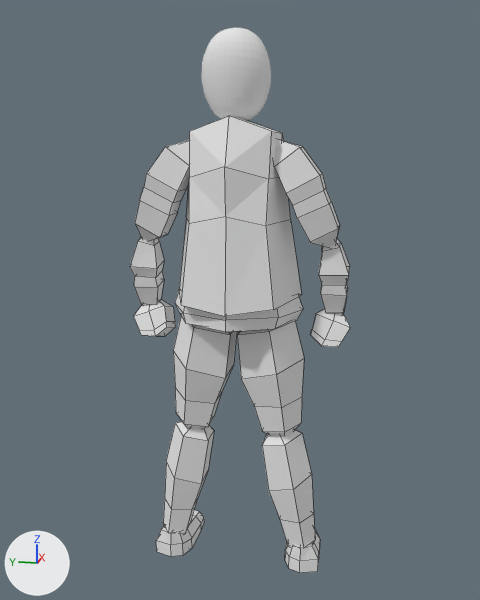
What one commit did to the Blender file Sourcefiles/Characters/Tom.blend.
Before and after are seen from a camera (50 mm lens) standing at (-4.65, -0.96, 1.42) and looking at (-0.1, -0.05, 0.28). Arrows for +X, +Y and +Z are at lower left; the lights stay in place. Mesh edges are drawn as thin lines on the coarser meshes.

The scene before the commit, as lines of its bpy script (objects in view):
```python
me_cube_001 = bpy.data.meshes.new('Cube.001')
me_cube_001.from_pydata(...)  # 22 vertices, 24 faces; spans x -1.01..1.52, y -2.7..5.69, z -1.66..1.16
me_cube_001.materials.append(mat_body)  # its picture is missing
me_cube_005 = bpy.data.meshes.new('Cube.005')
me_cube_005.from_pydata(...)  # 34 vertices, 32 faces; spans x -1.29..2.94, y -1.05..1.0, z -0.57..1.0
me_cube_005.materials.append(mat_body)  # its picture is missing
me_cube_007 = bpy.data.meshes.new('Cube.007')
me_cube_007.from_pydata(...)  # 24 vertices, 22 faces; spans x 0.22..2.81, y -12.99..-10.09, z -5.47..-2.75
me_cube_007.materials.append(mat_body)  # its picture is missing
ob_bicep = bpy.data.objects.new('Bicep', me_cube_001)
ob_bicep.location = (-0.083, 0.433, 1.197)
ob_bicep.rotation_euler = (-0.997, 0.0, 0.0)  # degrees (-57, 0, 0)
ob_bicep.scale = (0.106, 0.106, 0.106)
ob_cube = bpy.data.objects.new('Cube', me_cube_005)
ob_cube.location = (0.072, 0.521, -1.81)
ob_cube.scale = (0.137, 0.137, 0.137)
ob_hand_001 = bpy.data.objects.new('Hand.001', me_cube_007)
ob_hand_001.location = (0.143, 0.68, 0.048)
ob_hand_001.rotation_euler = (-0.373, 0.268, -0.103)  # degrees (-21, 15, -5.9)
ob_hand_001.scale = (0.0893, 0.109, 0.113)
# also in view: 'Cube.001' at (0.18, -0.52, -1.78); 'Forearm.001' at (0.09, -0.7, 0.44); 'Thighs.003' at (0.03, -0.42, -1.27); 'Thighs.001' at (0.03, 0.02, -1.27); 'Bicep.001' at (-0.06, -0.49, 1.03)
```
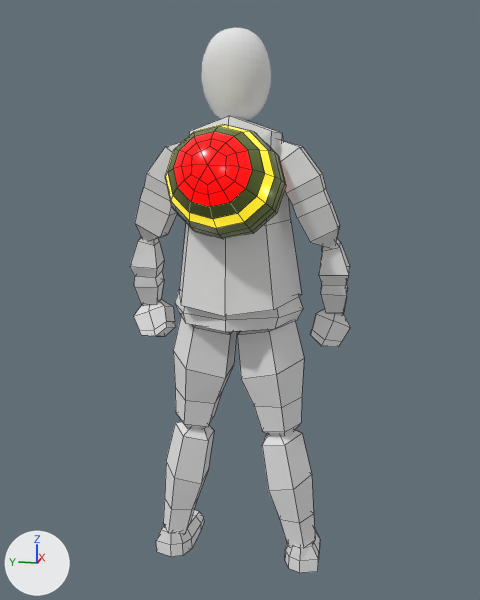
Commit message: Tom updated with a nuke on his back

Where the change shows, as pixel boxes [x1, y1, x2, y2] in the pictures (480 x 600 px):
'Sphere.001', added: after [165, 124, 286, 239]

The change, as a list of edits to the scene's bpy script:
```text
Add img_glowmap_png:
    img_glowmap_png = load_image('GlowMap.png', 'GlowMap.png', 512, 512, 'sRGB')
Add img_nukeuv_png:
    img_nukeuv_png = load_image('NukeUv.png', 'NukeUv.png', 512, 512, 'sRGB')
Add mat_nuke:
    mat_nuke = bpy.data.materials.new('Nuke')
    # uses the picture img_glowmap_png
    # uses the picture img_nukeuv_png
Add me_sphere_002:
    me_sphere_002.from_pydata(...)  # 97 vertices, 90 faces; spans x -0.81..0.81, y -0.81..0.81, z 0.0..0.96
    me_sphere_002.polygons.foreach_set('use_smooth', [True] * 90)
    me_sphere_002.materials.append(mat_nuke)
Add ob_sphere_001:
    ob_sphere_001 = bpy.data.objects.new('Sphere.001', me_sphere_002)
    ob_sphere_001.location = (-0.231, 0.017, 1.106)
    ob_sphere_001.rotation_euler = (0.0, -1.292, 0.0)  # degrees (0, -74, 0)
    ob_sphere_001.scale = (0.462, 0.492, 0.567)
```
